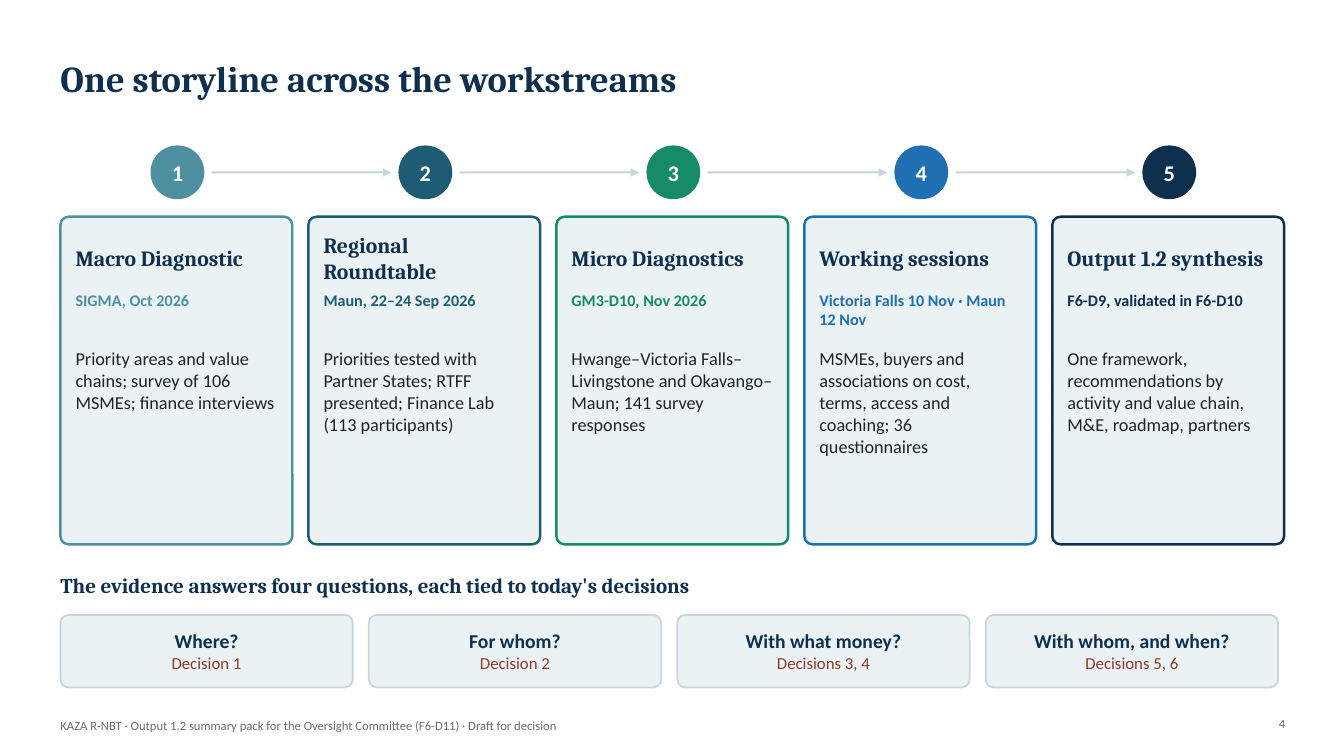
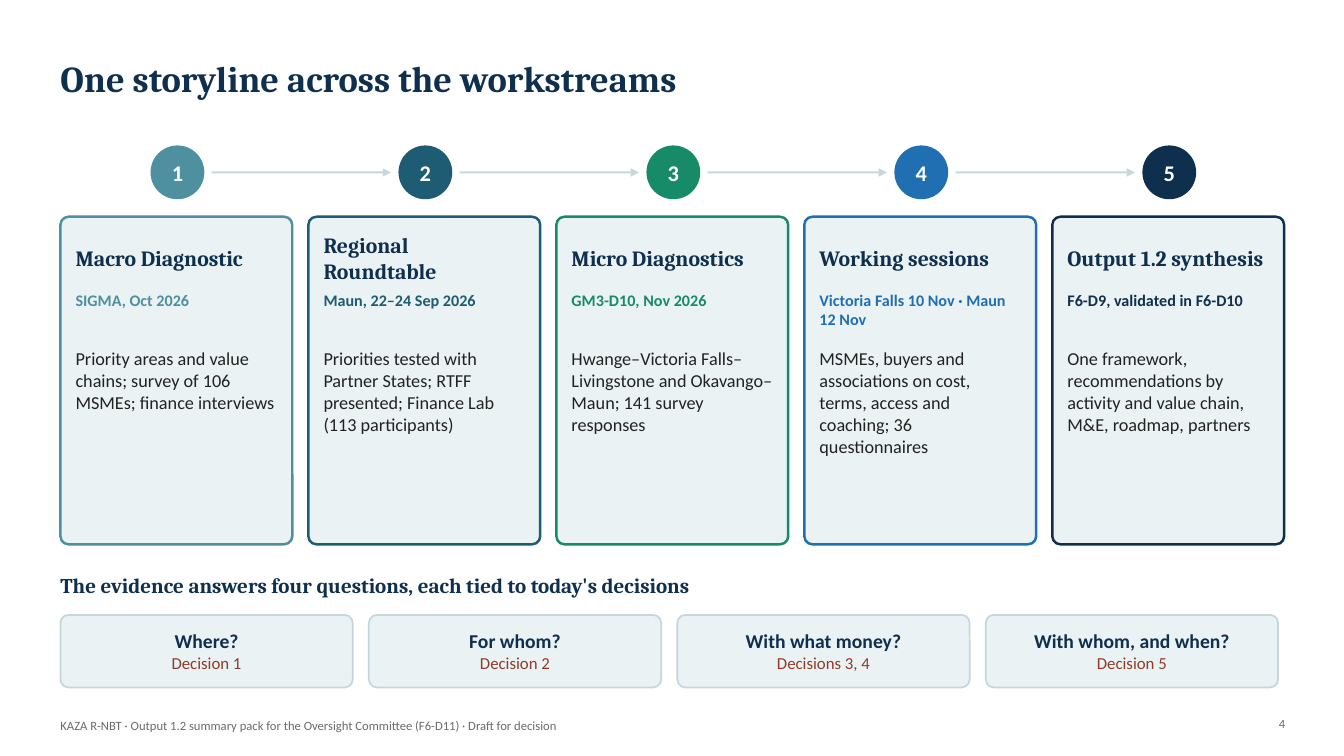
Before and after one commit to modestanz/GIZ-Works, a slide deck: slide 4 of deliverables/F6-D11_Output_1.2_Summary_Pack_Oversight_Committee.pptx. Drawn at 1344x756 pixels with LibreOffice and Linux fonts; fonts in the diff are those of the drawing; background and template pictures are left out. Boxes give left, top, right and bottom in pixels: in the first picture for what was removed or moved away, otherwise in the second. Text is boxed around its words. In the diff, an @@ line names an element or a change of style, - is before the commit and + after.

```diff
--- a/deliverables/F6-D11_Output_1.2_Summary_Pack_Oversight_Committee.pptx
+++ b/deliverables/F6-D11_Output_1.2_Summary_Pack_Oversight_Committee.pptx
@@ text at (1097,657,1166,669): text changed @@
-Decisions 5, 6
+Decision 5
```
Also in this commit, not shown: 7 other slides changed, 14 other files.
